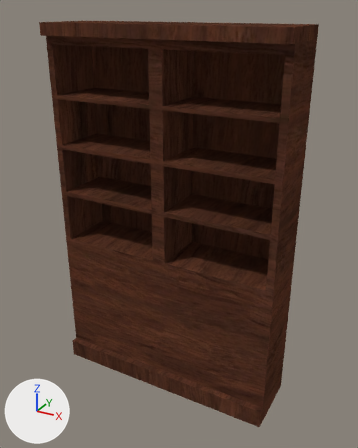
What one commit did to the Blender file Models/Bookshelf-110x18x70.blend.
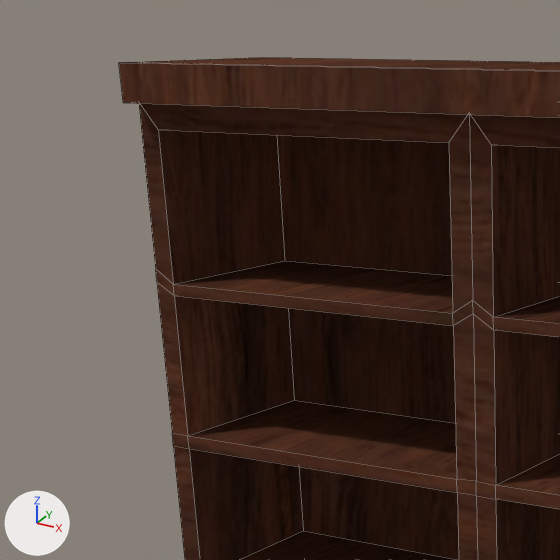
Each version appears first whole from a 50 mm lens placed at (10.24, -11.02, 11.4), pointed at (3.69, 0.88, 5.45), and next in a close-up on the part from 0% to 52% of the width and 0% to 42% of the height. The axes (+X, +Y, +Z) are drawn at lower left. The lights are the same throughout. The close-ups show mesh edges as thin lines.

In view in the first close-up: 'Bookshelf-110x18x70'.
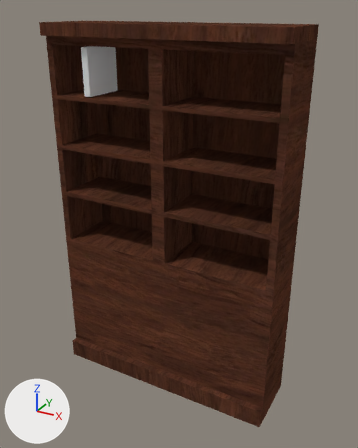
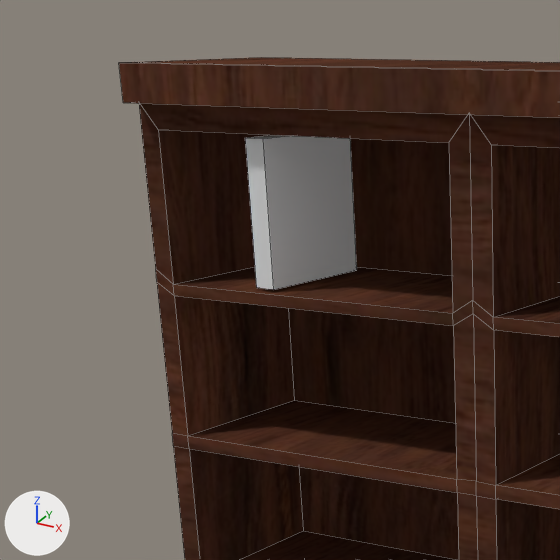
Commit message: Create and add books to scene

The change, as a diff of the scene's bpy script:
```diff
--- a/Models/Bookshelf-110x18x70.blend.py
+++ b/Models/Bookshelf-110x18x70.blend.py
@@ me_cube @@
+me_cube.from_pydata(...)  # a box spanning x 0.0..0.2, y -0.65..0.65, z -0.65..0.65
@@ ob_book @@
+ob_book = bpy.data.objects.new('Book', me_cube)
+ob_book.location = (1.13, 0.72, 9.74)
```

Location of each change, [x1, y1, x2, y2] in pixels of the close-ups (560 x 560 px):
'Book', added: after [245, 135, 357, 290]
